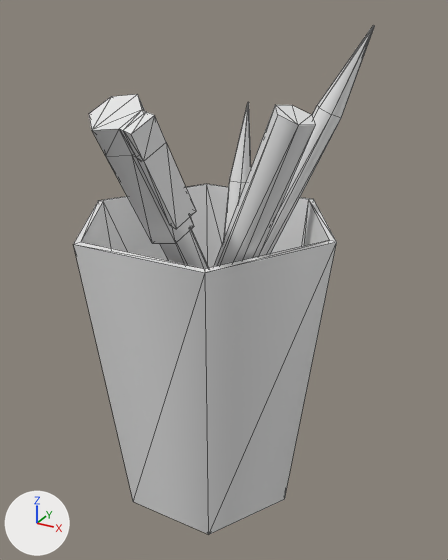
One commit to the FBX model Assets/Models/Office/llapiser.FBX: the scene before it, then after it.
One viewpoint serves both versions: a camera (50 mm lens) standing at (11.874, -8.6527, 0.1126) and looking at (11.8121, -8.5401, 0.0563). The lights are fixed; the arrows at lower left show +X, +Y and +Z. Mesh edges are drawn as thin lines. Where no turn or scale is listed for an object, it has been applied to the vertices.
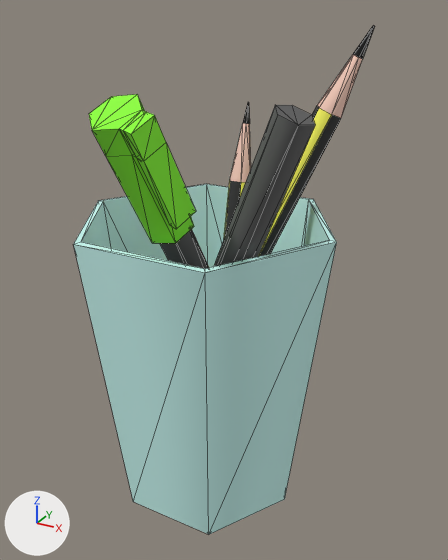
The newer file is also turned or shifted as a whole; pictures and numbers use the older file's frame.

Location of each change, (x1, y1, x2, y2) in pixels of the pictures (448 x 560 px):
part 1 of me_mesh, built on
    both: (317, 26, 375, 118)
part 2 of me_mesh, built on
    both: (230, 102, 251, 182)
part 3 of me_mesh, recoloured (grey to cyan)
    both: (73, 184, 337, 534)
part 4 of me_mesh, recoloured (grey to green)
    both: (89, 94, 196, 243)
part 5 of me_mesh, recoloured
    both: (160, 105, 315, 269)
part 6 of me_mesh, recoloured (grey to black)
    both: (225, 106, 341, 256)
part 7 of me_mesh, recoloured (grey to yellow)
    both: (224, 108, 332, 255)

Diff of the bpy script that builds the scene:
```diff
--- a/Assets/Models/Office/llapiser.FBX.py
+++ b/Assets/Models/Office/llapiser.FBX.py
@@ mat_llapisgroc @@
+mat_llapisgroc = principled_material('llapisgroc')
+mat_llapisgroc.base_color = (0.988, 0.957, 0.118)  # yellow #fefa60
+mat_llapisgroc.roughness = 0.859
@@ mat_gott @@
+mat_gott = principled_material('gott')
+mat_gott.base_color = (0.588, 0.937, 0.89)  # cyan #caf8f2
+mat_gott.roughness = 0.859
@@ mat_caputxó1 @@
+mat_caputxó1 = principled_material('caputxó1')
+mat_caputxó1.base_color = (0.263, 0.992, 0.0392)  # green #8cfe38
+mat_caputxó1.roughness = 0.859
@@ mat_llapisgris @@
+mat_llapisgris = principled_material('llapisgris')
+mat_llapisgris.base_color = (0.0314, 0.0314, 0.0314)  # black #323232
+mat_llapisgris.roughness = 0.859
@@ mat_rotulador @@
+mat_rotulador = principled_material('rotulador')
+mat_rotulador.base_color = (0.114, 0.114, 0.114)  # dark grey #5f5f5f
+mat_rotulador.roughness = 0.859
@@ me_mesh @@
-me_mesh.from_pydata(...)  # 156 vertices, 284 faces; spans x -0.0304..0.0304, y -0.0315..0.0315, z -0.0551..0.0551
+me_mesh.from_pydata(...)  # 168 vertices, 308 faces; spans x -0.0304..0.0304, y -0.0315..0.0315, z -0.0551..0.0551
+# me_mesh part 1
+# 12 faces are deleted
+# 6 vertices are added at (0.0265, 0.0249, 0.0486), (0.0259, 0.0259, 0.0487), (0.0248, 0.026, 0.0491), (0.0243, 0.0249, 0.0495), (0.0249, 0.0239, 0.0495), (0.026, 0.0239, 0.049)
+# 12 new faces join them, mat_punta_llapis (beige #ffd2c1)
+# 12 new faces join them, mat_carbonet (black #000000)
+# me_mesh part 2
+# 12 faces are deleted
+# 6 vertices are added at (-0.0032, 0.0286, 0.0327), (-0.0027, 0.0294, 0.0325), (-0.0017, 0.0294, 0.0325), (-0.0013, 0.0286, 0.0327), (-0.0017, 0.0278, 0.0328), (-0.0027, 0.0278, 0.0328)
+# 12 new faces join them, mat_punta_llapis (beige #ffd2c1)
+# 12 new faces join them, mat_carbonet (black #000000)
+# me_mesh part 3: 52 faces spanning x -0.0304..0.0304, y -0.0212..0.0315, z -0.0551..0.0155 switch from no material to mat_gott (cyan #caf8f2)
+# me_mesh part 4: 56 faces spanning x -0.0026..0.0108, y -0.0315..-0.0095, z 0.0174..0.0455 switch from no material to mat_caputxó1 (green #8cfe38)
+# me_mesh part 5: 64 faces spanning x -0.0089..0.0302, y -0.0251..0.0249, z -0.0432..0.0436 switch from no material to mat_rotulador (dark grey #5f5f5f)
+# me_mesh part 6: 12 faces spanning x -0.0178..0.0236, y 0.0026..0.0286, z -0.054..0.0391 switch from no material to mat_llapisgris (black #323232)
+# me_mesh part 7: 12 faces spanning x -0.0178..0.0236, y 0.0026..0.0286, z -0.054..0.0391 switch from no material to mat_llapisgroc (yellow #fefa60)
+me_mesh.materials.append(mat_caputxó3)  # red #ff4040
+me_mesh.materials.append(mat_punta_llapis)  # beige #ffd2c1
+me_mesh.materials.append(mat_carbonet)  # black #000000
```
